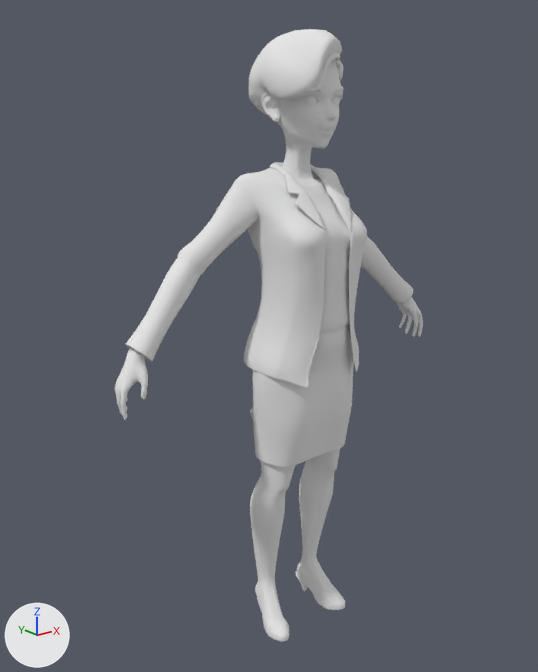
Renders of the glTF model FE/public/models/npc/untitled.glb from each side of a commit.
Before and after are seen from a 50 mm lens placed at (-5.56, -6.5, 6.49), pointed at (-0.25, 0.14, 3.84). The axes (+X, +Y, +Z) are drawn at lower left. The lights are the same throughout. The older version comes first. Where no turn or scale is listed for an object, it has been applied to the vertices. Vertices at exactly the same position are counted once.

In view in the first picture: 'geo_body_mesh_body'.
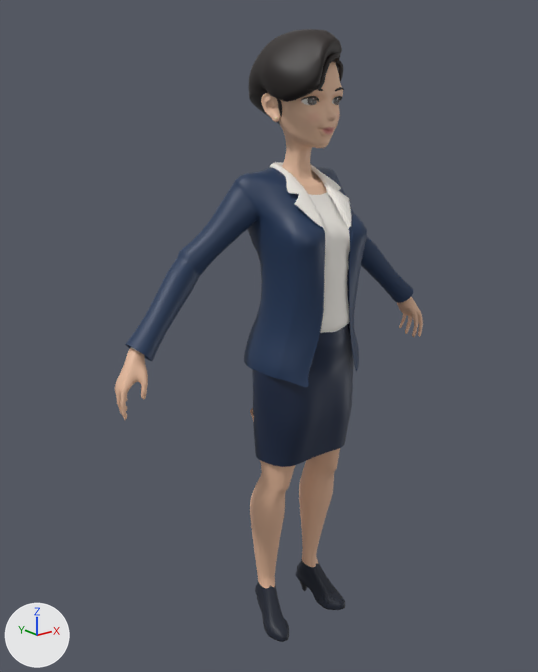
Pixel boxes [x1, y1, x2, y2] of what changed, in the pictures (538 x 672 px; the box of a moved part takes in the faces that stretch with it):
'geo_body_mesh_body', recoloured, reshaped (white to blue)
    both: [115, 29, 423, 642]
part 1 of me_geo_body_mesh_body, moved or reshaped
    before: [301, 87, 344, 137]
    after: [301, 86, 343, 137]

Diff of the bpy script that builds the scene:
```diff
--- a/FE/public/models/npc/untitled.glb.py
+++ b/FE/public/models/npc/untitled.glb.py
@@ mat_mat_skin @@
 n0 = _N.new('ShaderNodeBsdfPrincipled'); n0.name = 'Principled BSDF'
-n0.inputs[2].default_value = 1.0  # 'Roughness'
+n0.inputs[1].default_value = 0.01  # 'Metallic'
+n0.inputs[2].default_value = 0.52  # 'Roughness'
 n1 = _N.new('ShaderNodeOutputMaterial'); n1.name = 'Material Output'
+n2 = _N.new('ShaderNodeVertexColor'); n2.name = 'Color Attribute'
 _L.new(n0.outputs[0], n1.inputs[0])  # 'BSDF' to 'Surface'
+_L.new(n2.outputs[0], n0.inputs[0])  # 'Color' to 'Base Color'
@@ me_geo_body_mesh_body @@
 # used by ob_geo_body_mesh_body; location = (0.0, 0.0, 0.0)
-me_geo_body_mesh_body.from_pydata(...)  # 19936 vertices, 39048 faces; spans x -2.33..2.33, y -0.77..0.46, z 0.0..7.22
+me_geo_body_mesh_body.from_pydata(...)  # 19992 vertices, 39088 faces; spans x -2.33..2.33, y -0.77..0.46, z 0.0..7.22
+# me_geo_body_mesh_body part 1: 262 vertices moved within x -0.29..0.29, y -0.6..-0.4, z 6.16..6.65; 433 vertices removed from x -0.29..0.29, y -0.61..-0.39, z 6.16..6.66; 489 vertices added at x -0.29..0.29, y -0.61..-0.39, z 6.16..6.65
 me_geo_body_mesh_body.materials.append(mat_mat_eye)
```
